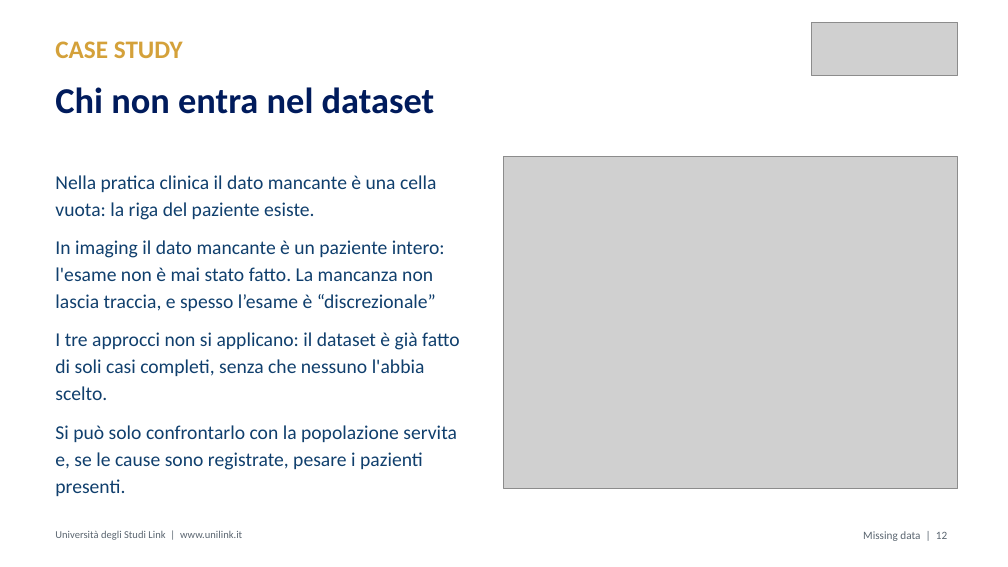
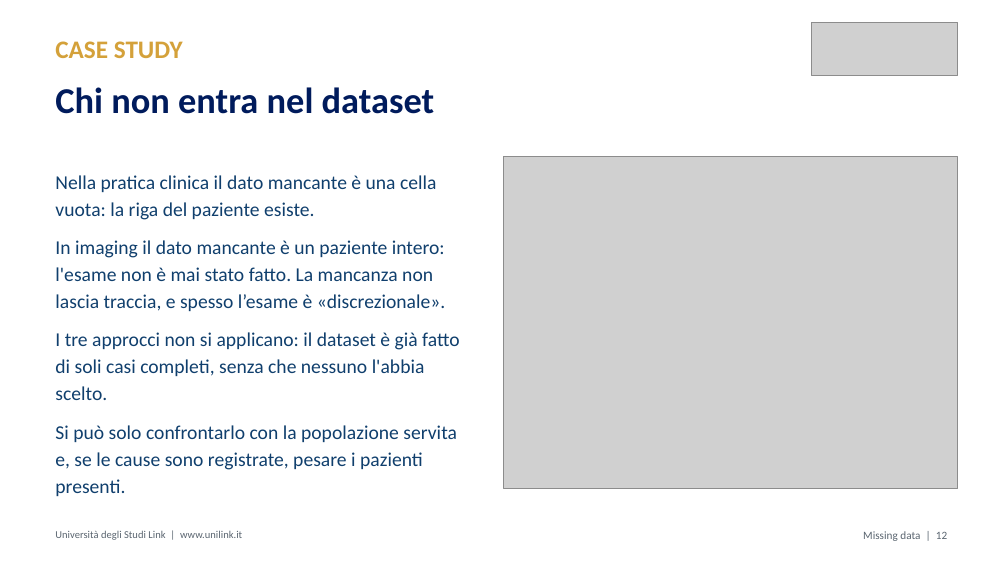
Before and after one commit to MicheleFerramola00/lezioni, a slide deck: slide 14 of slide/M2.4_Ferramola_slide.pptx. Drawn at 1008x567 pixels with LibreOffice and Linux fonts; fonts in the diff are those of the drawing; grey boxes stand for pictures. Boxes give left, top, right and bottom in pixels: in the first picture for what was removed or moved away, otherwise in the second. Text is boxed around its words. In the diff, an @@ line names an element or a change of style, - is before the commit and + after.

```diff
--- a/slide/M2.4_Ferramola_slide.pptx
+++ b/slide/M2.4_Ferramola_slide.pptx
@@ text at [55,240,446,311]: text changed @@
-In imaging il dato mancante è un paziente intero: l'esame non è mai stato fatto. La mancanza non lascia traccia, e spesso l’esame è “discrezionale”
+In imaging il dato mancante è un paziente intero: l'esame non è mai stato fatto. La mancanza non lascia traccia, e spesso l’esame è «discrezionale».
```
Also in this commit, not shown: 8 other slides changed, 3 other files.
